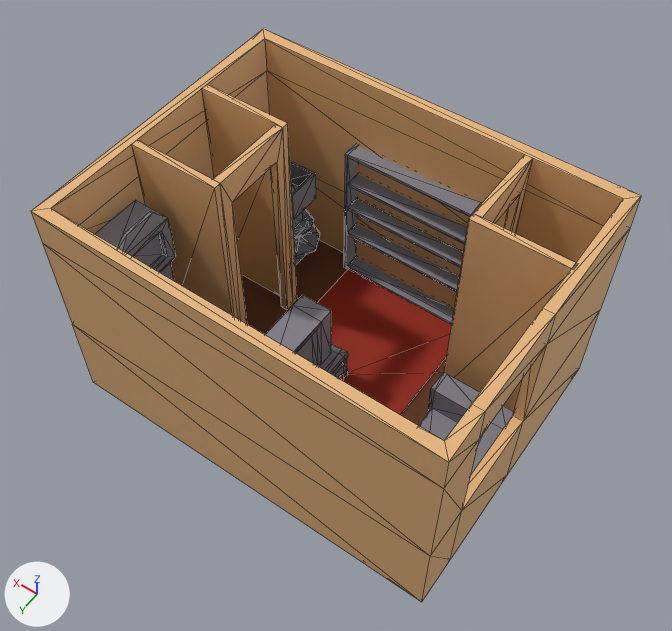
The glTF model Assets/Environment/Rooms/Lounge/S_Lounge_Furnished.glb: old version first, new version second.
One viewpoint serves both versions: a camera (50 mm lens) standing at (-3.35, 4.72, 8.46) and looking at (-0.06, 0.11, 1.21). Arrows for +X, +Y and +Z are at lower left; the lights stay in place. The older version comes first. Mesh edges are drawn as thin lines. Vertices at exactly the same position are counted once.
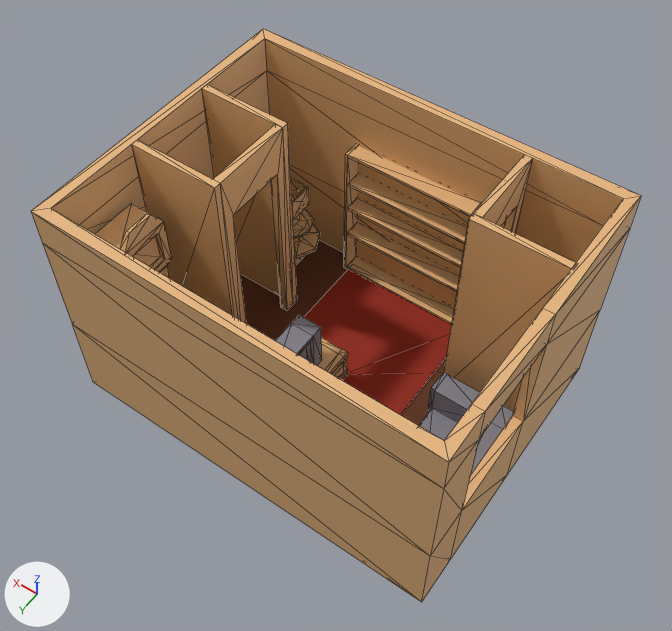
Diff of the bpy script that builds the scene:
```diff
--- a/Assets/Environment/Rooms/Lounge/S_Lounge_Furnished.glb.py
+++ b/Assets/Environment/Rooms/Lounge/S_Lounge_Furnished.glb.py
@@ mat_m_mur_008 @@
+mat_m_mur_008 = principled_material('M_mur.008')
+mat_m_mur_008.base_color = (0.8, 0.466, 0.209)  # beige #e7b67e
@@ me_cube_034 @@
 me_cube_034.from_pydata(...)  # 634 vertices, 1192 faces; spans x -2.12..2.12, y -1.63..1.63, z -0.03..2.65
 # used by ob_cube_031; location = (0.0, 0.0, 0.0)
+# me_cube_034 part 1: the loose piece of 44 vertices spanning x 1.24..1.66, y -1.32..-0.9, z 0.61..1.32 is scaled about its middle by 0.725, then moved by (0.0, 0.0, -0.1), in mat_m_mur_001 (beige #e7b67e)
+# me_cube_034 part 2: the loose piece of 72 vertices spanning x 1.47..1.98, y 0.56..1.36, z -0.02..2.27 is scaled about its middle by (1, 0.817, 1), in mat_m_mur_001 (beige #e7b67e)
+# me_cube_034 part 3: the loose piece of 20 vertices spanning x 0.04..0.39, y 0.06..1.07, z 0.44..1.17 is scaled about its middle by 0.783, then moved by (-0.01, 0.02, -0.08)
+# me_cube_034 part 4
+# 7 vertices are removed from x 1.0..1.09, y -0.4..0.41, z 0.0..2.65
+# 63 faces are deleted
+# 4 vertices in x -1.11..-1.02, y -1.38..-0.7, z 2.3 move by (0.0, 0.0, -0.15)
+# 3 vertices move from x 1.09, y -0.4..0.28, z 0.0..2.3 to x 1.09, y -0.39..0.29, z 0.0..2.15
+# 2 vertices are added at (1.0, -0.39, 0.0), (1.09, -0.39, 0.0)
+# 5 new vertices lie (-0.09, 0.0, 0.0) away from vertices in x 1.09, y -0.51..0.28, z 0.0..2.65
+# 40 new faces join them, mat_m_mur_001 (beige #e7b67e)
+# 23 new faces join them, mat_m_mur_008 (beige #e7b67e)
+# me_cube_034 part 5: 596 faces spanning x -1.61..1.77, y -1.53..1.53, z -0.03..2.4 switch from mat_m_tv_001 (grey #868490) to mat_m_mur_001 (beige #e7b67e)
 me_cube_034.materials.append(mat_m_rug_001)
 me_cube_034.materials.append(mat_m_sol_002)
+me_cube_034.materials.append(mat_m_mur_008)  # beige #e7b67e
```

Changed parts and their boxes (x1, y1, x2, y2) in the pictures (672 x 631 px; the box of a moved part takes in the faces that stretch with it):
part 1 of me_cube_034, moved or reshaped
    before: (290, 161, 316, 229)
    after: (291, 178, 309, 226)
part 2 of me_cube_034, moved or reshaped
    before: (95, 200, 176, 281)
    after: (95, 203, 172, 278)
part 3 of me_cube_034, moved or reshaped
    before: (265, 295, 331, 367)
    after: (275, 315, 322, 365)
part 4 of me_cube_034, moved or reshaped
    both: (213, 124, 533, 324)
part 5 of me_cube_034, recoloured (grey to beige)
    both: (293, 174, 467, 379)
